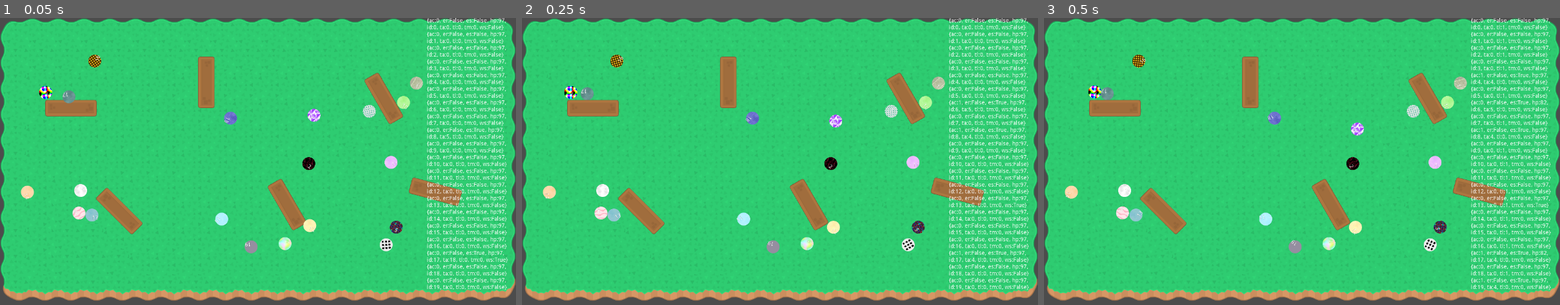
Above: before the commit, frames 1-3 (left to right).
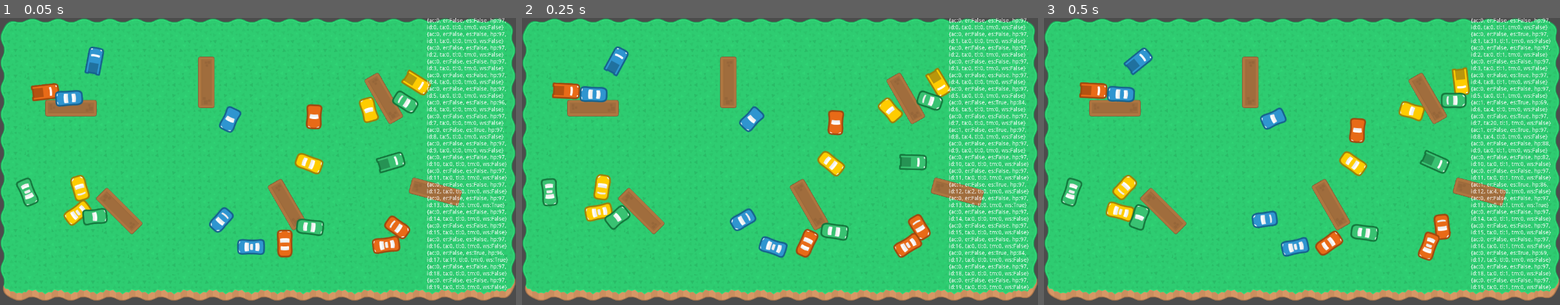
Above: after the commit, the same moments.

Repository: jawadhoot/knockoffmania
Game: Godot game, scene res://Arena.tscn
Same seed, same stepped clock (60 frames per second), same inputs: the game is played once before the commit and once after it.
Inputs:
- Up to frame 1 (0.05 s): no input
- Up to frame 2 (0.25 s): no input
- Up to frame 3 (0.5 s): no input

The runs differ from the first frame. In frame 1, 5.1% of the frame differs, in the area x 3-99%, y 9-85%; in frame 2, 5.2%; in frame 3, 5.7%, in the area x 3-99%, y 4-95%.

Commit message:
change blobs to car

Diff:
--- a/Blob.gd
+++ b/Blob.gd
@@ -34,7 +34,6 @@
 func _ready():
 	$Sprite.frame = id
 	rng.randomize()
-	$Label.text = str(id)
 	pass
 
 func _process(delta):
--- a/Blob.tscn
+++ b/Blob.tscn
@@ -6,17 +6,19 @@
 [sub_resource type="PhysicsMaterial" id=1]
 friction = 0.0
 
-[sub_resource type="CircleShape2D" id=2]
+[sub_resource type="CapsuleShape2D" id=6]
 radius = 16.0
+height = 38.0
 
 [sub_resource type="RectangleShape2D" id=3]
-extents = Vector2( 4, 10 )
+extents = Vector2( 8, 16 )
 
-[sub_resource type="CircleShape2D" id=4]
+[sub_resource type="CapsuleShape2D" id=7]
 radius = 16.0
+height = 38.0
 
 [sub_resource type="CircleShape2D" id=5]
-radius = 40.0
+radius = 64.0
 
 [node name="Blob" type="RigidBody2D"]
 pause_mode = 1
@@ -31,13 +33,14 @@
 }
 
 [node name="Sprite" type="Sprite" parent="."]
-scale = Vector2( 0.5, 0.5 )
+rotation = 1.5708
 texture = ExtResource( 1 )
 vframes = 5
-hframes = 4
+hframes = 5
 
 [node name="CollisionShape2D" type="CollisionShape2D" parent="."]
-shape = SubResource( 2 )
+rotation = 1.5708
+shape = SubResource( 6 )
 
 [node name="AnimationPlayer" type="AnimationPlayer" parent="."]
 
@@ -62,7 +65,7 @@
 collision_mask = 3
 
 [node name="Weapon" type="Area2D" parent="."]
-position = Vector2( 22, 0 )
+position = Vector2( 44, 0 )
 
 [node name="CollisionShape2D" type="CollisionShape2D" parent="Weapon"]
 shape = SubResource( 3 )
@@ -71,15 +74,8 @@
 monitorable = false
 
 [node name="CollisionShape2D" type="CollisionShape2D" parent="HitBox"]
-shape = SubResource( 4 )
-
-[node name="Label" type="Label" parent="."]
-margin_right = 40.0
-margin_bottom = 14.0
-text = "1"
-__meta__ = {
-"_edit_use_anchors_": false
-}
+rotation = 1.5708
+shape = SubResource( 7 )
 
 [node name="Sense" type="Area2D" parent="."]
 monitorable = false
Binary file changed: assets/blobs.png
